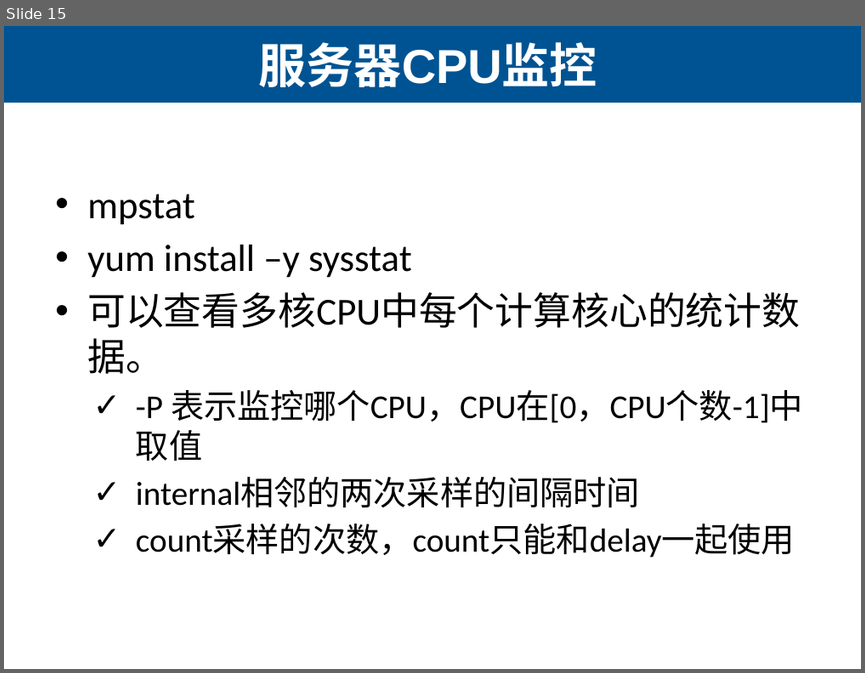
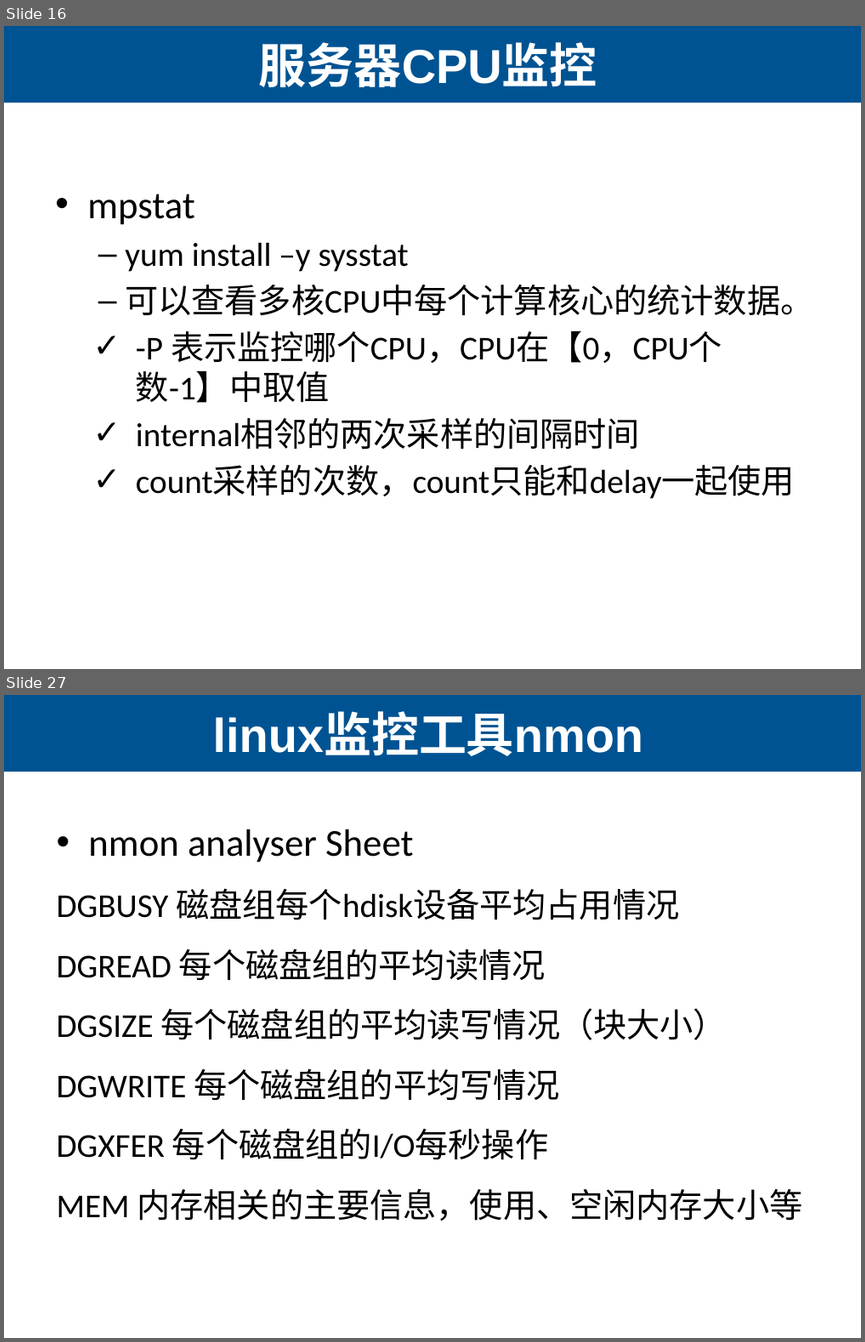
Before and after one commit to lihuanzhen/load-testing, a slide deck: 26 Linux服务器监控.pptx. Shown one above the other, each under a label of ours: slide 15 before the commit, slides 16 and 27 after it; the slides between them are not shown. The pictures are 865x673 and 865x1342 pixels, drawn with LibreOffice and Linux fonts; fonts in the diff are those of the drawing. Boxes give left, top, right and bottom in pixels: in the first picture for what was removed or moved away, otherwise in the second. Text is boxed around its words. In the diff, an @@ line names an element or a change of style, - is before the commit and + after.

Commit message:
数据库

```diff
--- a/26 Linux服务器监控.pptx
+++ b/26 Linux服务器监控.pptx
@@ slide 27 added at <box>4,695,861,1338</box>, background #CCE8CF; not listed: 1 template element that a slide beside it also shows @@
@@ title added at <box>213,715,644,756</box>, 40 pt, text #CCE8CF, bold @@
+linux监控工具nmon
@@ text added at <box>57,829,803,1220</box>, 28 pt, text #000000 @@
+• nmon analyser Sheet
+DGBUSY 磁盘组每个hdisk设备平均占用情况
+DGREAD 每个磁盘组的平均读情况
+DGSIZE 每个磁盘组的平均读写情况（块大小）
+DGWRITE 每个磁盘组的平均写情况
+DGXFER 每个磁盘组的I/O每秒操作
+MEM 内存相关的主要信息，使用、空闲内存大小等
@@ what was slide 15 is now slide 16 @@
@@ slide 16 changed as well @@
@@ background #FFFFFF to #CCE8CF @@
@@ text at <box>125,242,813,316</box>: size 32 to 28 pt in "yum install –y sysstat", "可以查看多核CPU中每个计算核心的统计数据。"; bullet • to –; list level 1 to 2 in "yum install –y sysstat"; list level 1 to 2 in "可以查看多核CPU中每个计算核心的统计数据。" @@
@@ text at <box>136,330,722,403</box>: text changed @@
-  ✓ -P 表示监控哪个CPU，CPU在[0，CPU个数-1]中取值
+  ✓ -P 表示监控哪个CPU，CPU在【0，CPU个数-1】中取值
```
Also in this commit, not shown: 14 other slides changed, 18 other slides added, 3 other files.
